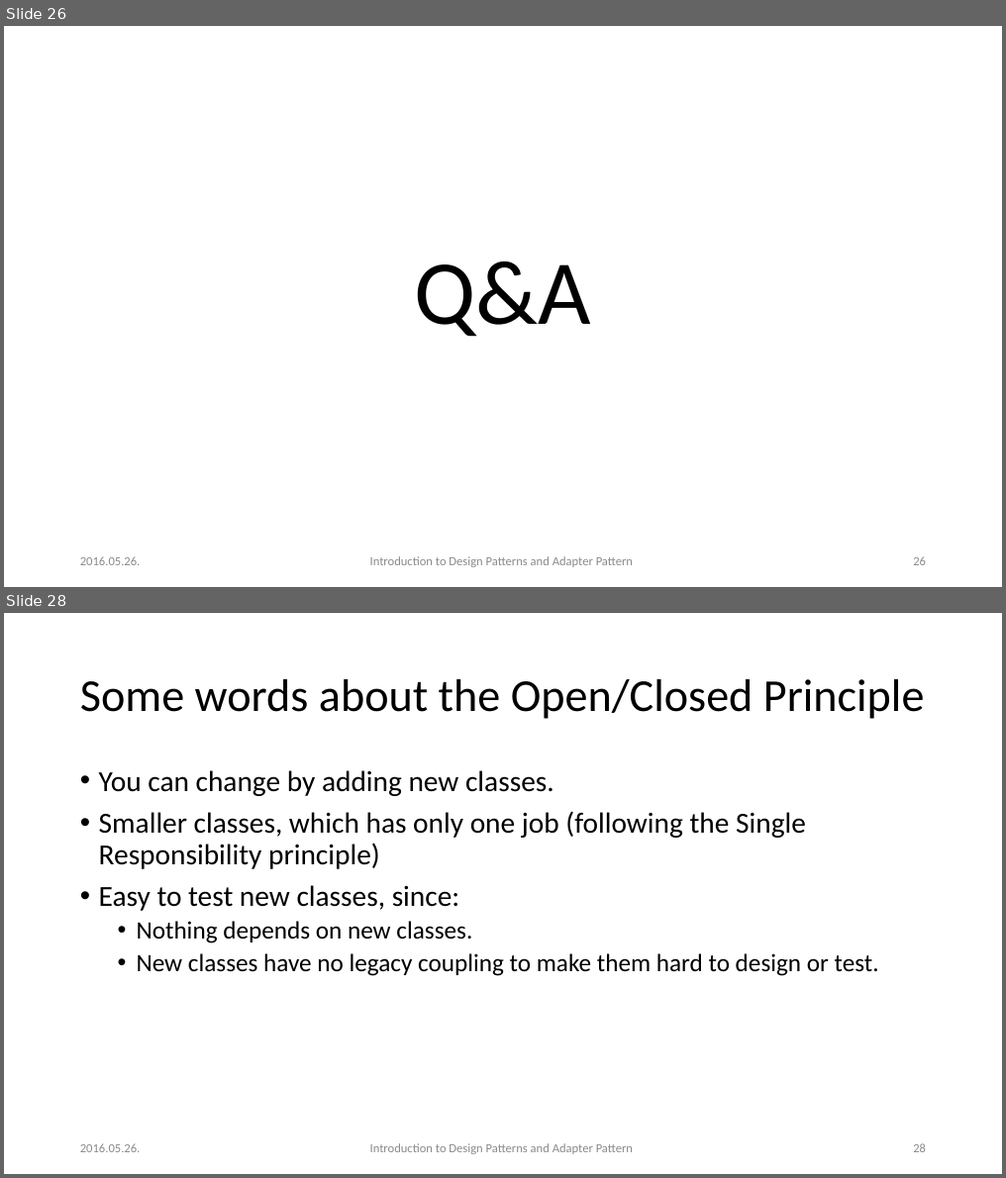
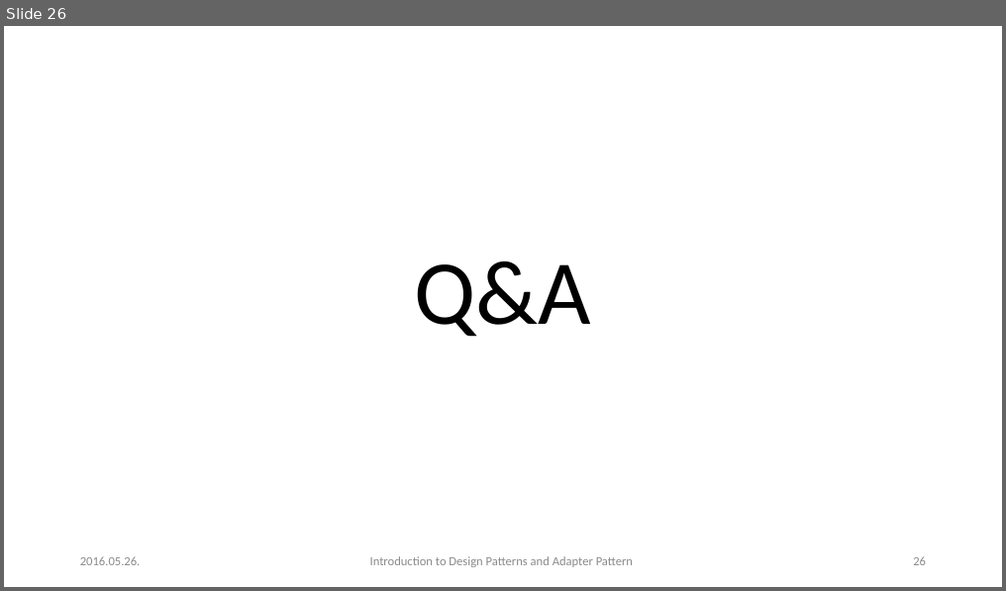
Before and after one commit to esziger/design_patterns, a slide deck: DP01_Into_And_Adapter_Pattern.pptx. Shown one above the other, each under a label of ours: slides 26 and 28 before the commit, slide 26 after it; the slides between them are not shown. The pictures are 1006x1178 and 1006x591 pixels, drawn with LibreOffice and Linux fonts; fonts in the diff are those of the drawing. Boxes give left, top, right and bottom in pixels: in the first picture for what was removed or moved away, otherwise in the second. Text is boxed around its words. In the diff, an @@ line names an element or a change of style, - is before the commit and + after.

```diff
--- a/DP01_Into_And_Adapter_Pattern.pptx
+++ b/DP01_Into_And_Adapter_Pattern.pptx
@@ slide 28 removed at [4,613,1002,1174], background #FFFFFF @@
@@ title removed at [80,679,925,719] @@
-Some words about the Open/Closed Principle
@@ text removed at [99,770,879,976] @@
-• You can change by adding new classes.
-• Smaller classes, which has only one job (following the Single Responsibility principle)
-• Easy to test new classes, since:
-  • Nothing depends on new classes.
-  • New classes have no legacy coupling to make them hard to design or test.
@@ text removed at [80,1144,141,1153] @@
-2016.05.26.
@@ text removed at [370,1144,633,1155] @@
-Introduction to Design Patterns and Adapter Pattern
@@ page number removed at [913,1144,926,1153] @@
-28
```
Also in this commit, not shown: 4 other slides removed.
